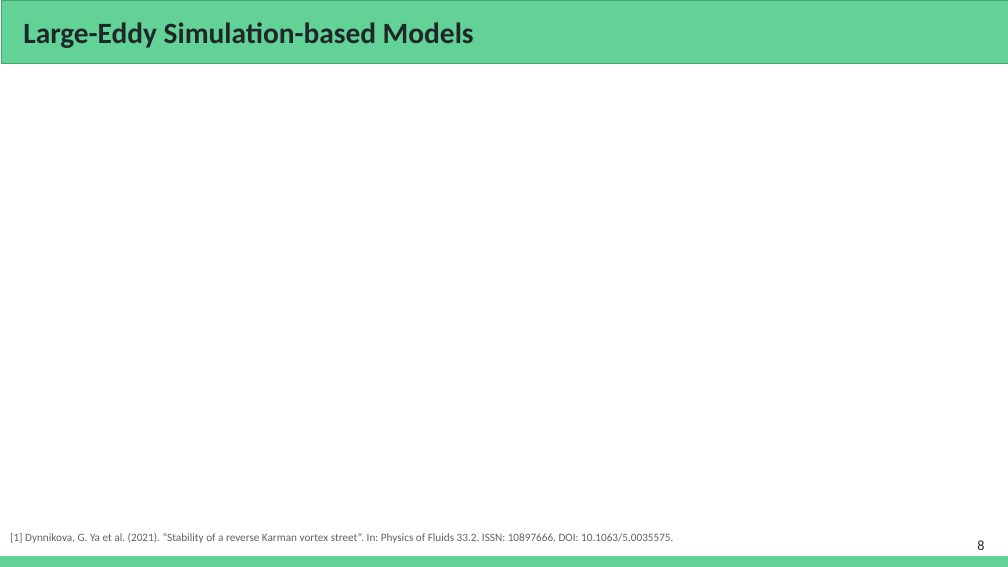
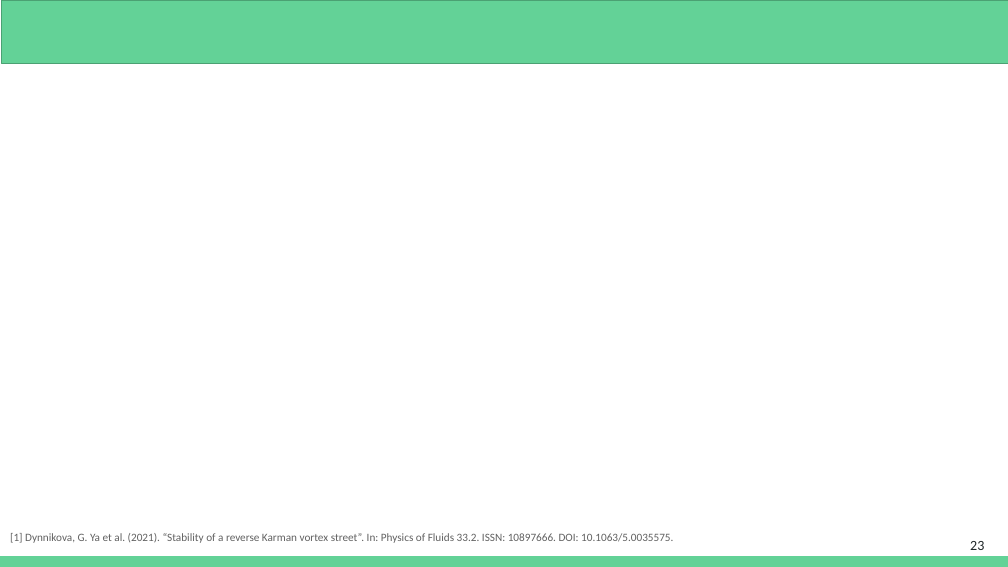
Before and after one commit to Prajwal-Prathiksh/ddp-thesis, a slide deck: slide 23 of report/DDP Stage I - 2022.pptx (slide 8 before the commit). Drawn at 1008x567 pixels with LibreOffice and Linux fonts; fonts in the diff are those of the drawing; grey boxes stand for pictures. Boxes give left, top, right and bottom in pixels: in the first picture for what was removed or moved away, otherwise in the second. Text is boxed around its words. In the diff, an @@ line names an element or a change of style, - is before the commit and + after.

```diff
--- a/report/DDP Stage I - 2022.pptx
+++ b/report/DDP Stage I - 2022.pptx
@@ title removed at (23, 22, 474, 48) @@
-Large-Eddy Simulation-based Models
@@ page number at (970, 541, 984, 550): text changed @@
-8
+23
```
Also in this commit, not shown: 1 other slide changed, 4 slides added, 3 slides removed, 1 other file.
